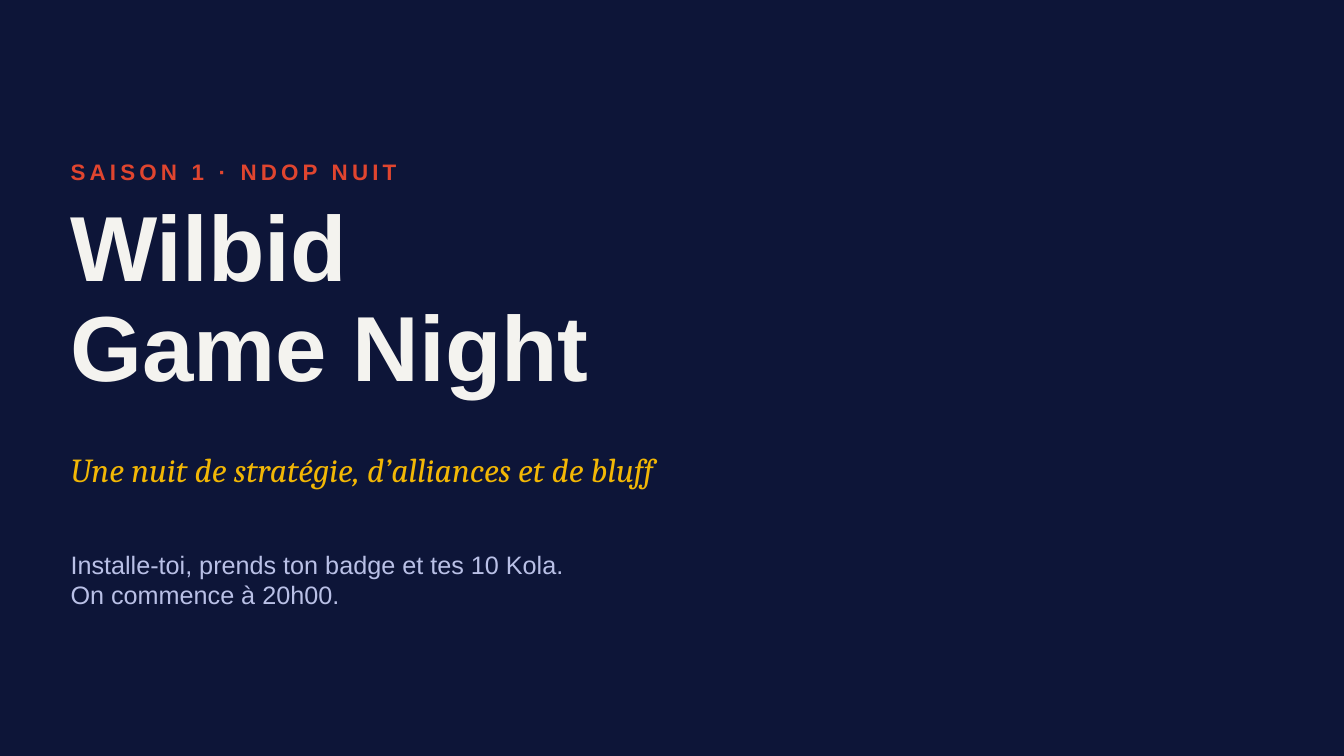
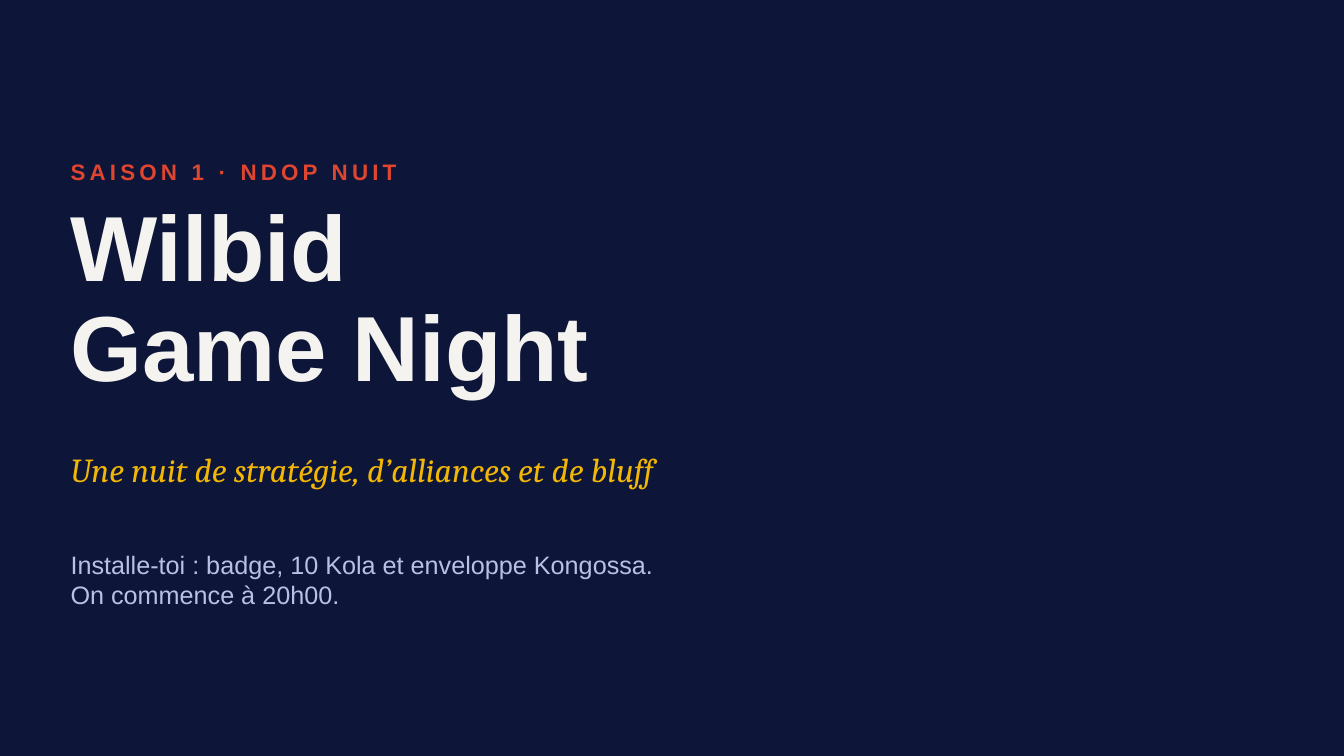
Before and after one commit to sedsgd/wilbid_game_night, a slide deck: slide 1 of documents/presentation-jour-j/Wilbid-presentation-jour-J.pptx. Drawn at 1344x756 pixels with LibreOffice and Linux fonts; fonts in the diff are those of the drawing; background and template pictures are left out. Boxes give left, top, right and bottom in pixels: in the first picture for what was removed or moved away, otherwise in the second. Text is boxed around its words. In the diff, an @@ line names an element or a change of style, - is before the commit and + after.

```diff
--- a/documents/presentation-jour-j/Wilbid-presentation-jour-J.pptx
+++ b/documents/presentation-jour-j/Wilbid-presentation-jour-J.pptx
@@ text at (71, 555, 653, 579): text changed @@
-Installe-toi, prends ton badge et tes 10 Kola.
+Installe-toi : badge, 10 Kola et enveloppe Kongossa.
```
Also in this commit, not shown: 1 other slide changed, 4 slides added, 3 slides removed, 2 other files.
